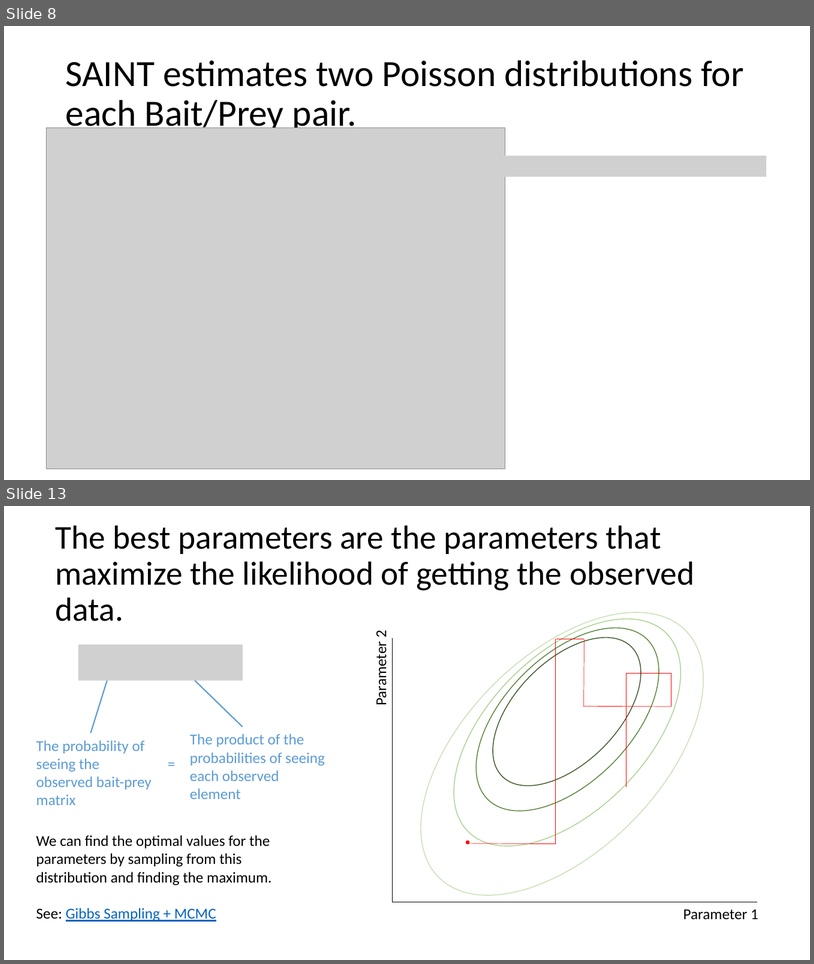
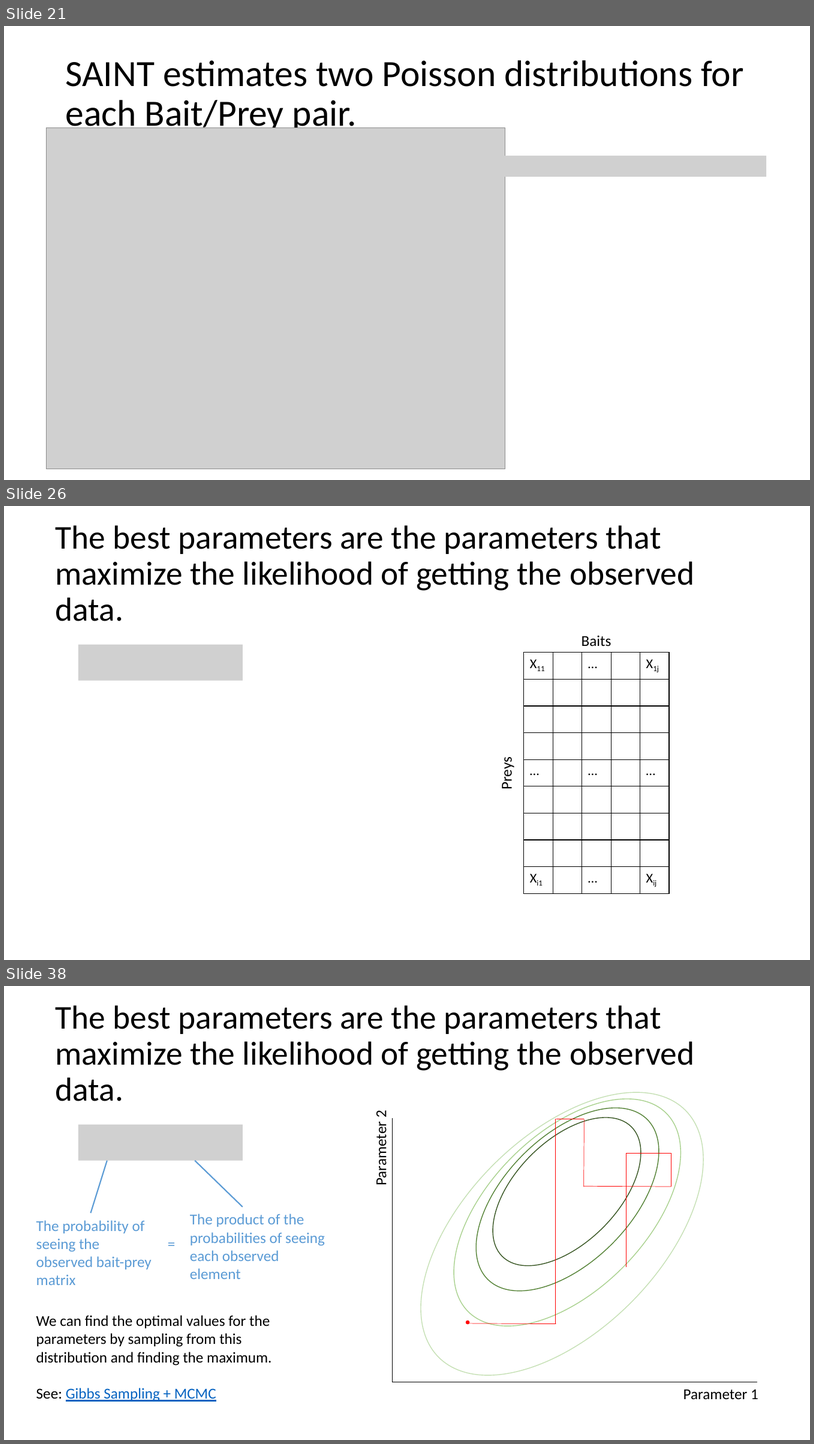
Before and after one commit to plutzer/majlab, a slide deck: SAINT-JC.pptx. Shown one above the other, each under a label of ours: slides 8 and 13 before the commit, slides 21, 26 and 38 after it; the slides between them are not shown. The pictures are 814x964 and 814x1444 pixels, drawn with LibreOffice and Linux fonts; fonts in the diff are those of the drawing; grey boxes stand for pictures. Boxes give left, top, right and bottom in pixels: in the first picture for what was removed or moved away, otherwise in the second. Text is boxed around its words. In the diff, an @@ line names an element or a change of style, - is before the commit and + after.

```diff
--- a/SAINT-JC.pptx
+++ b/SAINT-JC.pptx
@@ slide 26 added at (4,506,810,960), background #FFFFFF @@
@@ title added at (55,525,695,621), 39.6 pt, text #000000 @@
+The best parameters are the parameters that maximize the likelihood of getting the observed data.
@@ picture added at (78,645,243,680) @@
@@ text added at (582,635,612,646), 18 pt, text #000000 @@
+Baits
@@ table added at (524,652,669,894), 9 rows, 5 columns @@
+X11 |  | … |  | X1j
+ |  |  |  | 
+ |  |  |  | 
+ |  |  |  | 
+… |  | … |  | …
+ |  |  |  | 
+ |  |  |  | 
+ |  |  |  | 
+Xi1 |  | … |  | Xij
@@ text added at (498,760,516,789), 18 pt, text #000000 @@
+Preys
@@ what was slide 8 is now slide 21 @@
@@ what was slide 13 is now slide 38 @@
```
Also in this commit, not shown: 6 slides changed, 28 other slides added.
